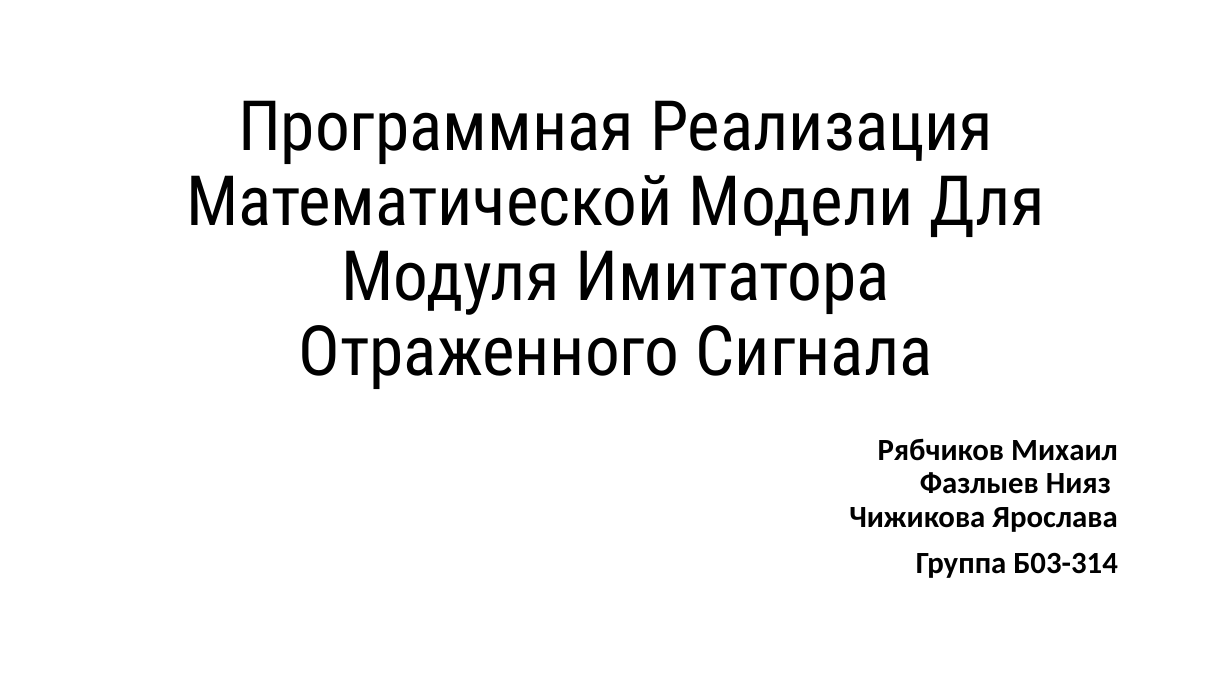
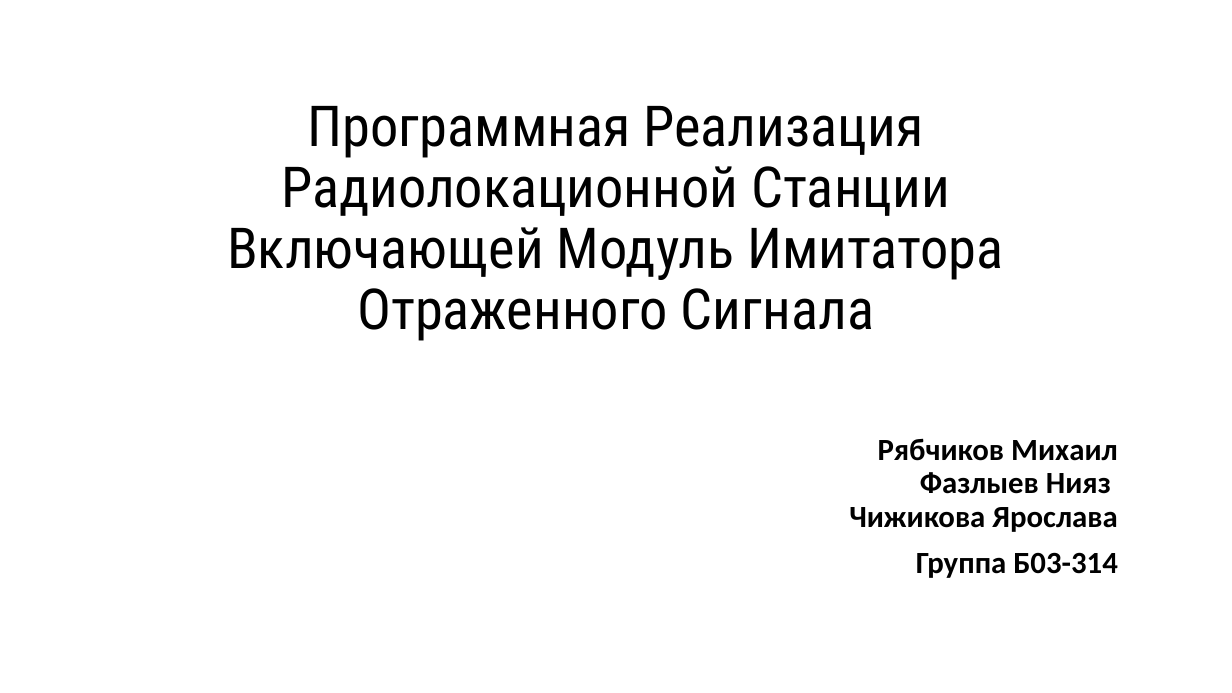
Before and after one commit to Lynech/the-reflected-signal-simulator, a slide deck: slide 1 of presentation.pptx. Drawn at 1232x693 pixels with LibreOffice and Linux fonts; fonts in the diff are those of the drawing. Boxes give left, top, right and bottom in pixels: in the first picture for what was removed or moved away, otherwise in the second. Text is boxed around its words. In the diff, an @@ line names an element or a change of style, - is before the commit and + after.

```diff
--- a/presentation.pptx
+++ b/presentation.pptx
@@ title at [227,106,1003,341]: text changed; size 54 to 44 pt @@
-Программная Реализация Математической Модели Для Модуля Имитатора Отраженного Сигнала
+Программная Реализация Радиолокационной Станции Включающей Модуль Имитатора Отраженного Сигнала
```
Also in this commit, not shown: 14 other slides changed, 1 slide added, 1 other file.
